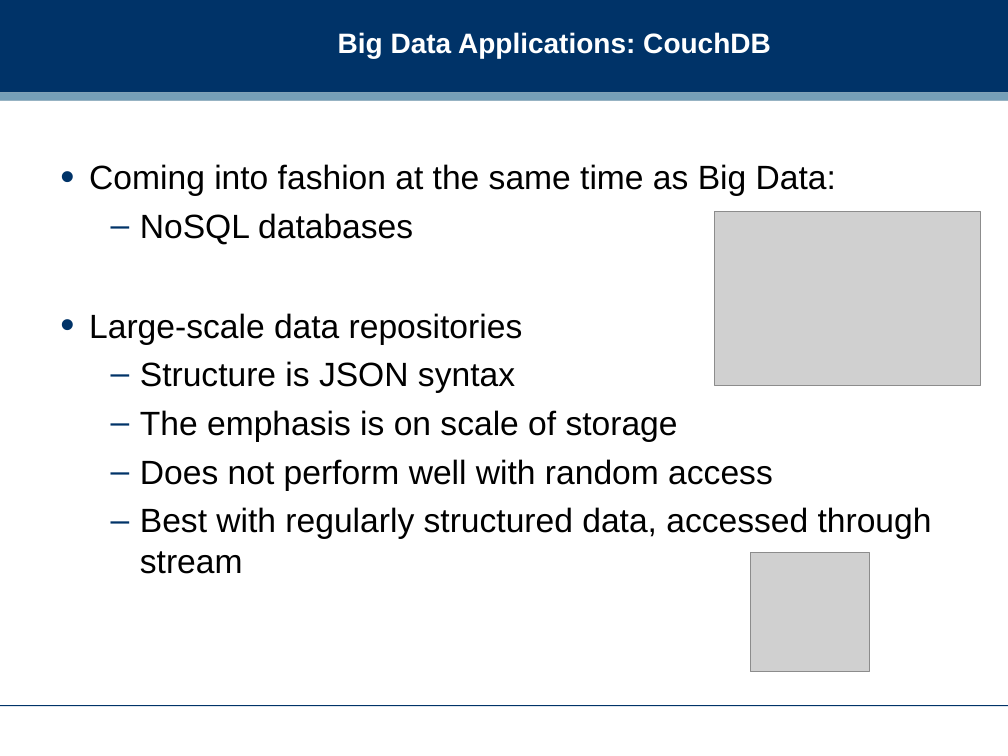
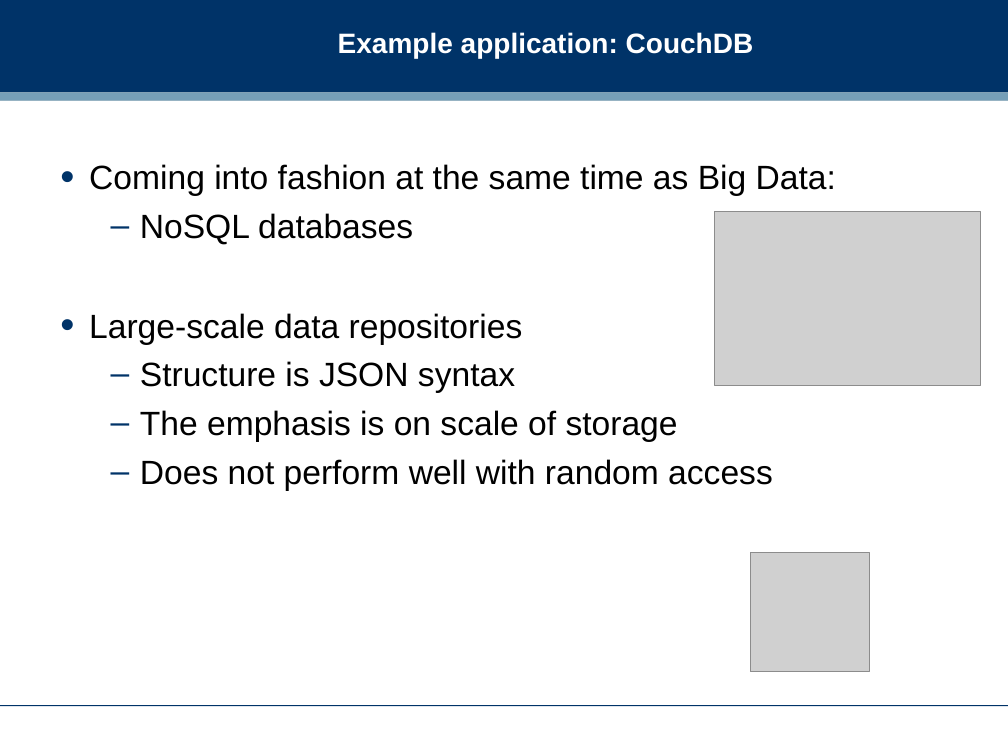
Before and after one commit to dreamind/ix, a slide deck: slide 18 of lectures/informatics-society/bigdata.ppt. Drawn at 1008x756 pixels with LibreOffice and Linux fonts; fonts in the diff are those of the drawing; grey boxes stand for pictures; background and template pictures are left out. Boxes give left, top, right and bottom in pixels: in the first picture for what was removed or moved away, otherwise in the second. Text is boxed around its words. In the diff, an @@ line names an element or a change of style, - is before the commit and + after.

Commit message:
Big Data slides and landing page updated

```diff
--- a/lectures/informatics-society/bigdata.ppt
+++ b/lectures/informatics-society/bigdata.ppt
@@ title at bbox=[338, 32, 754, 58]: text changed @@
-Big Data Applications: CouchDB
+Example application: CouchDB
@@ text at bbox=[140, 507, 932, 574]: paragraph removed @@
-  – Best with regularly structured data, accessed through stream
```
Also in this commit, not shown: 11 other slides changed, 13 slides added, 12 slides removed, 1 other file.
